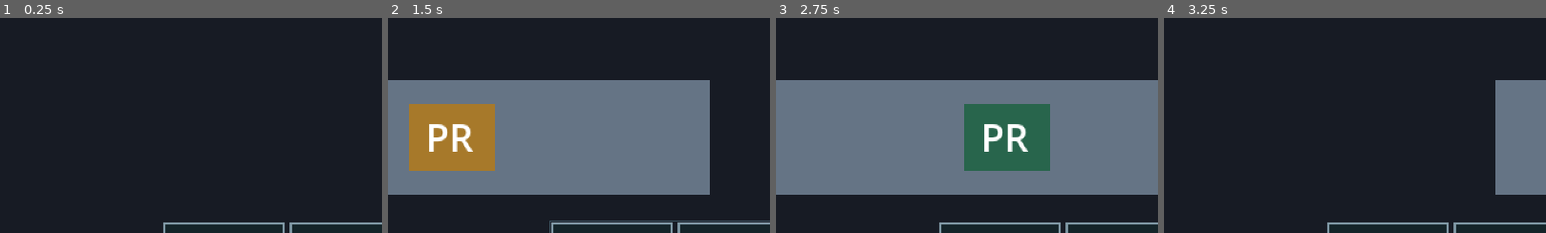
Above: before the commit, frames 1-4 (left to right).
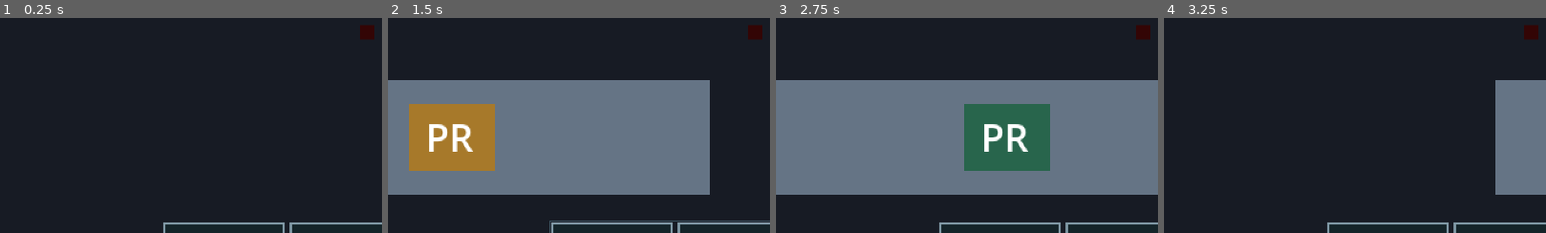
Above: after the commit, the same moments.

Repository: mariana-bravo/unidade404-classic
Game: Godot game, scene res://scenes/game.tscn
Same seed, same stepped clock (60 frames per second), same inputs: the game is played once before the commit and once after it. This scene is started directly instead of the project's main scene. Sound files missing from this copy of the repository are replaced by a short silence.
Inputs (mouse positions are % of the whole screen's width and height, from its top left):
- Up to frame 1 (0.25 s): no input
- Up to frame 2 (1.5 s): tap Enter at 0.5 s; move the mouse to (72, 45) at 0.52 s; hold W 0.53-1.28 s; tap 1 at 0.6 s; click (72, 45) at 0.67 s; tap Space at 0.77, 1.25 s; move the mouse to (30, 55) at 1.27 s; hold S from 1.28 s (still down); tap 2 at 1.35 s; click (30, 55) at 1.42 s
- Up to frame 3 (2.75 s): tap Space at 1.52 s; move the mouse to (60, 28) at 2.02 s; release S at 2.03 s; hold W from 2.03 s (still down); tap 3 at 2.1 s; click (60, 28) at 2.17 s
- Up to frame 4 (3.25 s): keep holding W; move the mouse to (45, 70) at 2.77 s; tap 4 at 2.85 s; click (45, 70) at 2.92 s; tap Space at 3.02 s
The pictures show only the part of the screen within x 42-92%, y 22-72%; the shares and areas given below are measured in that part.

The runs differ from the first frame. In frame 1, 0.2% of the frame differs, in the area x 94-98%, y 3-10%; in frame 2, 0.2%; in frame 3, 0.2%; in frame 4, 0.2%.

Commit message:
feat: implementa desligamento e reinicio com nova unidade

Diff:
--- a/scenes/game.tscn
+++ b/scenes/game.tscn
@@ -11,6 +11,8 @@
 
 [ext_resource type="Script" path="res://scripts/game_feedback.gd" id="8_feedback"]
 
+[ext_resource type="PackedScene" path="res://scenes/shutdown_fx.tscn" id="9_shutdown"]
+
 [node name="Game" type="Node2D" unique_id=32358537]
 script = ExtResource("1_lnu2h")
 
@@ -19,6 +21,14 @@
 offset_bottom = 180.0
 mouse_filter = 2
 color = Color(0.09019608, 0.105882354, 0.14117648, 1)
+
+[node name="WallLed" type="ColorRect" parent="."]
+offset_left = 284.0
+offset_top = 43.0
+offset_right = 290.0
+offset_bottom = 49.0
+color = Color(0.2, 0.02, 0.02, 1)
+mouse_filter = 2
 
 [node name="Conveyor" parent="." unique_id=1639852914 instance=ExtResource("2_lbhrr")]
 demo_mode = false
@@ -69,3 +79,5 @@
 [node name="InputFeedback" type="Control" parent="."]
 mouse_filter = 2
 script = ExtResource("8_feedback")
+
+[node name="ShutdownFx" parent="." instance=ExtResource("9_shutdown")]
--- /dev/null
+++ b/scenes/shutdown_fx.tscn
@@ -0,0 +1,4 @@
+[gd_scene load_steps=2 format=3]
+[ext_resource type="Script" path="res://scripts/shutdown_fx.gd" id="1"]
+[node name="ShutdownFx" type="CanvasLayer"]
+script = ExtResource("1")
--- a/scripts/autoload/config.gd
+++ b/scripts/autoload/config.gd
@@ -8,6 +8,9 @@
 const TRAVA_POS_ACAO: float = 0.15
 const LIMIAR_TEMPO_BAIXO: float = 0.25
 const MENU_SEGURAR: float = 0.80
+const DESLIGAMENTO_DURACAO: float = 2.0
+const GAME_OVER_PROTECAO: float = 1.5
+const REBOOT_DURACAO: float = 1.2
 const GAME_OVER_ESPERA: float = 5.0
 const TEMPO_SUBSTITUICAO: float = 1.0
 const BARRA_INICIAL: float = 8.0
--- a/scripts/autoload/game_state.gd
+++ b/scripts/autoload/game_state.gd
@@ -1,6 +1,7 @@
 extends Node
 signal robot_changed(robot_name: String, gender: String, serial: int, color_index: int)
 
+var reboot_pending: bool = false
 var robot_name: String = ""
 var robot_gender: String = "m"
 var serial: int = 0
@@ -12,6 +13,8 @@
 func new_robot() -> void:
 	serial += 1
 	var generated: Dictionary = NameGenerator.gerar_nome_robo()
+	while generated["nome"] == robot_name:
+		generated = NameGenerator.gerar_nome_robo()
 	robot_name = generated["nome"]
 	robot_gender = generated["genero"]
 	color_index = (serial - 1) % Config.PALETA.size()
--- a/scripts/game.gd
+++ b/scripts/game.gd
@@ -13,6 +13,10 @@
 @onready var phase_label: Label = $PhaseLabel
 @onready var feedback_label: Label = $FeedbackLabel
 @onready var input_feedback: GameFeedback = $InputFeedback
+@onready var shutdown_fx: ShutdownFx = $ShutdownFx
+@onready var wall_led: ColorRect = $WallLed
+var _ending: bool = false
+var _leaving: bool = false
 @onready var hud: VisorHud = $VisorHud
 var _previous_mouse_mode: Input.MouseMode = Input.MOUSE_MODE_VISIBLE
 
@@ -30,6 +34,7 @@
 	GameState.robot_changed.connect(_on_robot_changed)
 	_on_robot_changed(GameState.robot_name, GameState.robot_gender, GameState.serial, GameState.color_index)
 	hud.set_best(ScoreboardData.get_best_score())
+	hud.set_time(run_manager.time_left)
 	ScoreboardData.changed.connect(_on_scoreboard_changed)
 	# O jogo utiliza reconhecimento de duplo clique.
 	click_reader.set_enabled(false)
@@ -59,6 +64,12 @@
 	run_manager.run_finished.connect(_on_run_finished)
 
 	input_feedback.bind_input(click_reader, controller, run_manager)
+	shutdown_fx.reboot_requested.connect(_on_reboot_requested)
+	shutdown_fx.menu_requested.connect(_on_menu_requested)
+	if GameState.reboot_pending:
+		GameState.reboot_pending = false
+		shutdown_fx.begin_boot(GameState.robot_name)
+		await shutdown_fx.boot_finished
 	run_manager.start_run()
 
 	generate_new_board()
@@ -263,26 +274,33 @@
 	final_score: int,
 	total_life_time: float
 ) -> void:
-	# Bloqueia novas interações.
+	if _ending:
+		return
+	_ending = true
 	board_transitioning = true
 	click_reader.set_enabled(false)
-
+	controller.set_process(false)
 	conveyor.stop_movement()
+	var previous_best := ScoreboardData.get_best_score()
 	var ranked := false
 	if not run_manager.training:
 		ranked = ScoreboardData.submit_run(GameState.robot_name, final_score, total_life_time)
-	feedback_label.text = "ENTROU NO PLACAR!" if ranked else "GAME OVER!"
-
-	# Informações de depuração.
-	print("================================")
-	print("[DEBUG] GAME OVER")
-	print("[DEBUG] Motivo: ", reason)
-	print("[DEBUG] Pontuacao: ", final_score)
-	print("[DEBUG] Tempo de vida: %.2fs" % total_life_time)
-	print("================================")
-
-	# Mostra a mensagem antes de retornar ao menu.
-	await get_tree().create_timer(2.0).timeout
-
-	# Retorna ao menu principal.
+	shutdown_fx.begin({
+		"reason": reason, "name": GameState.robot_name, "serial": GameState.serial,
+		"score": final_score, "life_seconds": total_life_time,
+		"ranked": ranked, "new_best": ranked and final_score > previous_best
+	}, wall_led)
+
+func _on_reboot_requested() -> void:
+	if _leaving:
+		return
+	_leaving = true
+	GameState.new_robot()
+	GameState.reboot_pending = true
+	get_tree().change_scene_to_file("res://scenes/game.tscn")
+
+func _on_menu_requested() -> void:
+	if _leaving:
+		return
+	_leaving = true
 	get_tree().change_scene_to_file("res://scenes/menu.tscn")
--- /dev/null
+++ b/scripts/shutdown_fx.gd
@@ -0,0 +1,195 @@
+class_name ShutdownFx
+extends CanvasLayer
+## Sequência isolada: apresentação e escolha de destino; não altera a partida.
+signal reboot_requested
+signal menu_requested
+signal boot_finished
+
+enum State { HIDDEN, SHUTTING_DOWN, PROTECTED, READY, REBOOTING, LEAVING }
+const POWER_DOWN = preload("res://audio/sfx/power_down.ogg")
+const BOOT = preload("res://audio/sfx/boot.ogg")
+const ALARM = preload("res://audio/sfx/error.ogg")
+const SCREEN_SHADER := """shader_type canvas_item;
+uniform sampler2D screen_texture : hint_screen_texture, repeat_disable, filter_nearest;
+uniform vec2 image_scale = vec2(1.0);
+void fragment() {
+	vec2 uv = (SCREEN_UV - vec2(0.5)) / max(image_scale, vec2(0.0001)) + vec2(0.5);
+	if (uv.x < 0.0 || uv.x > 1.0 || uv.y < 0.0 || uv.y > 1.0) {
+		COLOR = vec4(0.0, 0.0, 0.0, 1.0);
+	} else {
+		COLOR = texture(screen_texture, uv);
+	}
+}
+"""
+
+var state: State = State.HIDDEN
+var elapsed: float = 0.0
+var _physical_down: bool = false
+var _requires_release: bool = false
+var _power_played: bool = false
+var _alarm_beat: int = -1
+var _led: ColorRect
+var _collapse: ColorRect
+var _material: ShaderMaterial
+var _results: Control
+var _title: Label
+var _cause: Label
+var _identity: Label
+var _numbers: Label
+var _rank: Label
+var _hint: Label
+var _boot_text: Label
+var _alarm: AudioStreamPlayer
+var _power: AudioStreamPlayer
+
+func _ready() -> void:
+	layer = 20
+	var shader := Shader.new()
+	shader.code = SCREEN_SHADER
+	_material = ShaderMaterial.new()
+	_material.shader = shader
+	_collapse = ColorRect.new()
+	_collapse.size = Vector2(320, 180)
+	_collapse.mouse_filter = Control.MOUSE_FILTER_IGNORE
+	_collapse.material = _material
+	_collapse.visible = false
+	add_child(_collapse)
+	_results = Control.new()
+	_results.mouse_filter = Control.MOUSE_FILTER_IGNORE
+	_results.visible = false
+	add_child(_results)
+	var black := ColorRect.new()
+	black.size = Vector2(320, 180)
+	black.color = Color.BLACK
+	black.mouse_filter = Control.MOUSE_FILTER_IGNORE
+	_results.add_child(black)
+	_title = _label(_results, "UNIDADE 404: FUTURO NÃO ENCONTRADO", 18, 12)
+	_cause = _label(_results, "", 44, 11)
+	_cause.add_theme_color_override("font_color", Color(1.0, 0.6, 0.4))
+	_identity = _label(_results, "", 66, 10)
+	_numbers = _label(_results, "", 88, 10)
+	_rank = _label(_results, "", 110, 9)
+	_hint = _label(_results, "", 148, 9)
+	_boot_text = _label(self, "", 80, 11)
+	_boot_text.visible = false
+	_alarm = AudioStreamPlayer.new()
+	_alarm.stream = ALARM
+	_alarm.volume_db = -17.0
+	add_child(_alarm)
+	_power = AudioStreamPlayer.new()
+	_power.volume_db = -12.0
+	add_child(_power)
+
+func _label(parent: Node, text: String, y: float, font_size: int) -> Label:
+	var label := Label.new()
+	label.text = text
+	label.mouse_filter = Control.MOUSE_FILTER_IGNORE
+	label.horizontal_alignment = HORIZONTAL_ALIGNMENT_CENTER
+	label.add_theme_font_size_override("font_size", font_size)
+	label.add_theme_color_override("font_color", Color(0.8, 1.0, 0.85))
+	label.clip_text = true
+	parent.add_child(label)
+	label.position = Vector2(8, y)
+	label.size = Vector2(304, 24)
+	return label
+
+func begin(result: Dictionary, wall_led: ColorRect) -> void:
+	if state != State.HIDDEN:
+		return
+	_led = wall_led
+	_physical_down = Input.is_mouse_button_pressed(MOUSE_BUTTON_LEFT)
+	_requires_release = _physical_down
+	_cause.text = "TEMPO ESGOTADO" if result["reason"] == RunManager.MOTIVO_TEMPO_ESGOTADO else "AÇÃO INCORRETA"
+	_identity.text = "Nº %03d · %s" % [result["serial"], result["name"]]
+	var seconds := int(result["life_seconds"])
+	_numbers.text = "PONTOS %d    VIDA %02d:%02d" % [result["score"], seconds / 60, seconds % 60]
+	_rank.text = "NOVO RECORDE" if result["new_best"] else ("ENTROU NO PLACAR" if result["ranked"] else "UNIDADE DESLIGADA")
+	_hint.text = "AGUARDE..."
+	_collapse.visible = true
+	_material.set_shader_parameter("image_scale", Vector2.ONE)
+	state = State.SHUTTING_DOWN
+	elapsed = 0.0
+	_alarm_beat = -1
+	_power_played = false
+
+func begin_boot(robot_name: String) -> void:
+	state = State.REBOOTING
+	elapsed = 0.0
+	_results.visible = false
+	_collapse.visible = true
+	_boot_text.text = "UNIDADE 404: %s ATIVADA" % robot_name
+	_boot_text.autowrap_mode = TextServer.AUTOWRAP_WORD_SMART
+	_boot_text.size = Vector2(304, 40)
+	_boot_text.visible = false
+	_material.set_shader_parameter("image_scale", Vector2(0.008, 0.012))
+	_power.stream = BOOT
+	_power.play()
+
+func _process(delta: float) -> void:
+	elapsed += delta
+	match state:
+		State.SHUTTING_DOWN:
+			var t := elapsed / Config.DESLIGAMENTO_DURACAO
+			if t < 0.4:
+				var beat := floori(elapsed / 0.22)
+				if is_instance_valid(_led):
+					_led.color = Color.RED if beat % 2 == 0 else Color(0.2, 0.02, 0.02)
+				if beat != _alarm_beat:
+					_alarm_beat = beat
+					_alarm.play()
+			else:
+				_alarm.stop()
+				if not _power_played:
+					_power_played = true
+					_power.stream = POWER_DOWN
+					_power.play()
+			if t >= 0.4 and t < 0.8:
+				_material.set_shader_parameter("image_scale", Vector2(1.0, lerpf(1.0, 0.012, (t - 0.4) / 0.4)))
+			elif t >= 0.8:
+				_material.set_shader_parameter("image_scale", Vector2(lerpf(1.0, 0.008, clampf((t - 0.8) / 0.15, 0.0, 1.0)), 0.012))
+			if elapsed >= Config.DESLIGAMENTO_DURACAO:
+				_alarm.stop()
+				_collapse.visible = false
+				_results.visible = true
+				state = State.PROTECTED
+				elapsed = 0.0
+		State.PROTECTED:
+			if elapsed >= Config.GAME_OVER_PROTECAO:
+				state = State.READY
+				elapsed = 0.0
+				_requires_release = _physical_down
+				_hint.text = "CLIQUE PARA JOGAR DE NOVO"
+		State.READY:
+			if elapsed >= Config.GAME_OVER_ESPERA:
+				state = State.LEAVING
+				menu_requested.emit()
+		State.REBOOTING:
+			var t := clampf(elapsed / Config.REBOOT_DURACAO, 0.0, 1.0)
+			_material.set_shader_parameter("image_scale", Vector2(lerpf(0.008, 1.0, minf(t / 0.25, 1.0)), lerpf(0.012, 1.0, clampf((t - 0.25) / 0.45, 0.0, 1.0))))
+			_boot_text.visible = t >= 0.7
+			if t >= 1.0:
+				_collapse.visible = false
+				_boot_text.visible = false
+				state = State.HIDDEN
+				boot_finished.emit()
+
+func _unhandled_input(event: InputEvent) -> void:
+	if state == State.HIDDEN or not event is InputEventMouseButton or event.button_index != MOUSE_BUTTON_LEFT:
+		return
+	get_viewport().set_input_as_handled()
+	_physical_down = event.pressed
+	if state != State.READY:
+		return
+	if _requires_release:
+		if not event.pressed:
+			_requires_release = false
+		return
+	if event.pressed:
+		state = State.LEAVING
+		reboot_requested.emit()
+
+func _exit_tree() -> void:
+	for player in [_alarm, _power]:
+		if is_instance_valid(player):
+			player.stop()
+			player.stream = null
Not shown, added: audio/sfx/boot.ogg.import
Not shown, added: audio/sfx/power_down.ogg.import
Not shown, added: scripts/shutdown_fx.gd.uid
Not shown, changed: audio/CREDITS.md
Not shown, added: audio/sfx/boot.ogg
Not shown, added: audio/sfx/power_down.ogg
